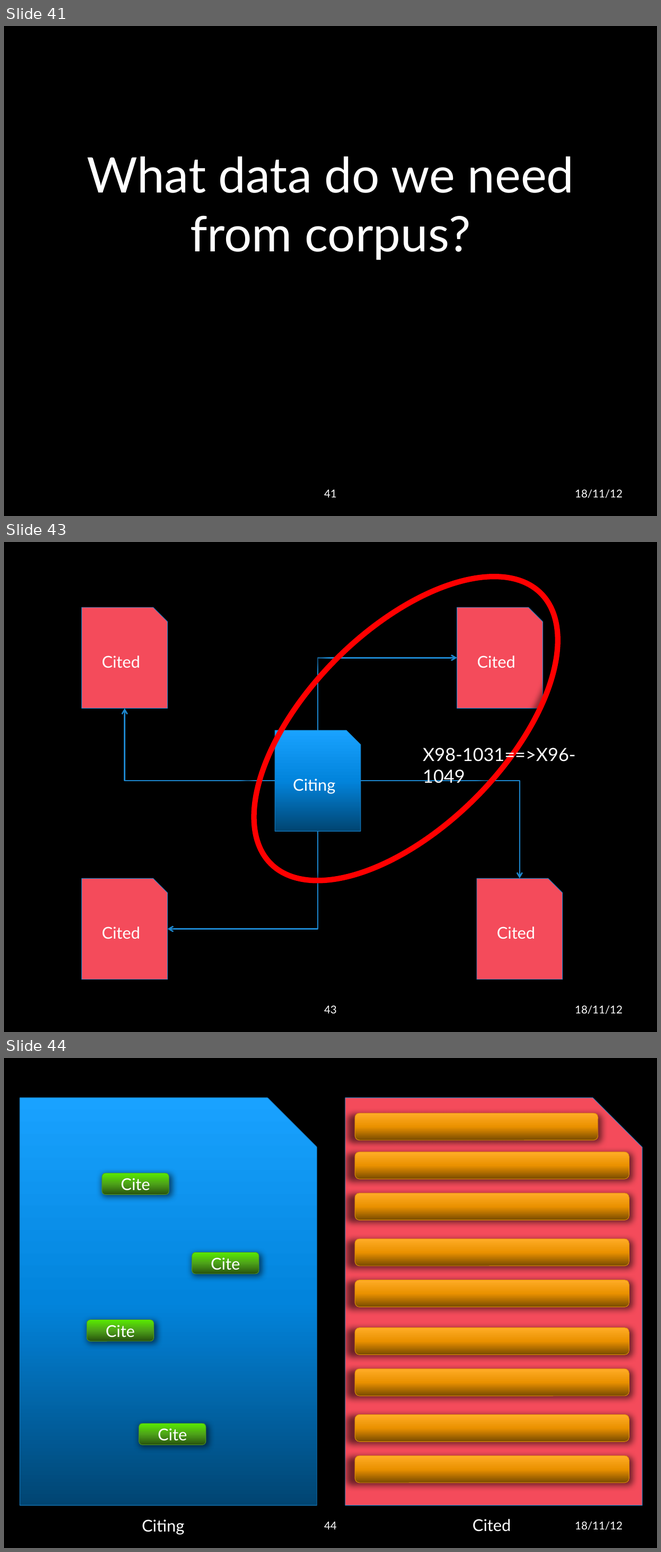
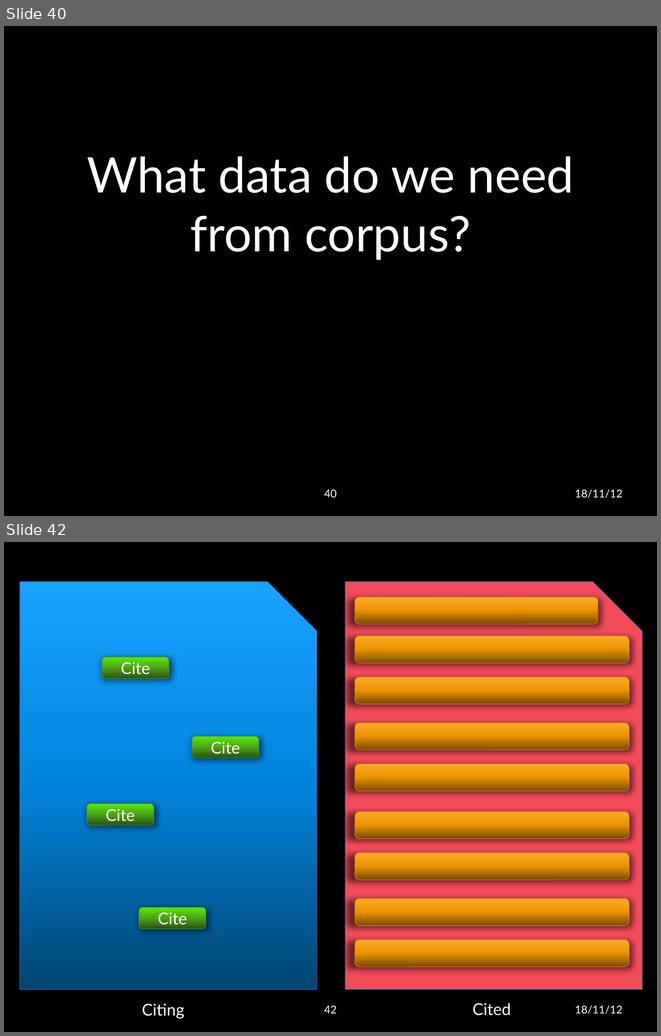
Before and after one commit to lwheng/fyp, a slide deck: presentation/final presentation.pptx. Shown one above the other, each under a label of ours: slides 41, 43 and 44 before the commit, slides 40 and 42 after it; the slides between them are not shown. The pictures are 661x1552 and 661x1036 pixels, drawn with LibreOffice and Linux fonts; fonts in the diff are those of the drawing; background and template pictures are left out. Boxes give left, top, right and bottom in pixels: in the first picture for what was removed or moved away, otherwise in the second. Text is boxed around its words. In the diff, an @@ line names an element or a change of style, - is before the commit and + after.

```diff
--- a/presentation/final presentation.pptx
+++ b/presentation/final presentation.pptx
@@ slide 43 removed at <box>4,542,657,1032</box>, background picture (left out) @@
@@ ellipse removed at <box>201,542,610,933</box> @@
@@ snip rect removed at <box>82,607,167,708</box> @@
-Cited
@@ snip rect removed at <box>457,607,542,708</box> @@
-Cited
@@ elbow arrow removed from (318, 730) to (457, 658) @@
@@ elbow arrow removed from (275, 780) to (125, 708) @@
@@ snip rect removed at <box>275,730,361,831</box> @@
-Citing
@@ text removed at <box>423,745,575,783</box> @@
-    X98-1031==>X96-1049
@@ elbow arrow removed from (361, 780) to (520, 878) @@
@@ elbow arrow removed from (318, 831) to (167, 928) @@
@@ snip rect removed at <box>82,878,167,979</box> @@
-Cited
@@ snip rect removed at <box>477,878,562,979</box> @@
-Cited
@@ page number removed at <box>324,1005,337,1013</box> @@
-43
@@ text removed at <box>575,1005,623,1014</box> @@
-18/11/12
@@ what was slide 41 is now slide 40 @@
@@ page number at <box>324,489,337,497</box>: text changed @@
-41
+40
@@ what was slide 44 is now slide 42 @@
@@ page number at <box>324,1005,337,1013</box>: text changed @@
-44
+42
```
Also in this commit, not shown: 12 slides changed, 1 other slide removed.
